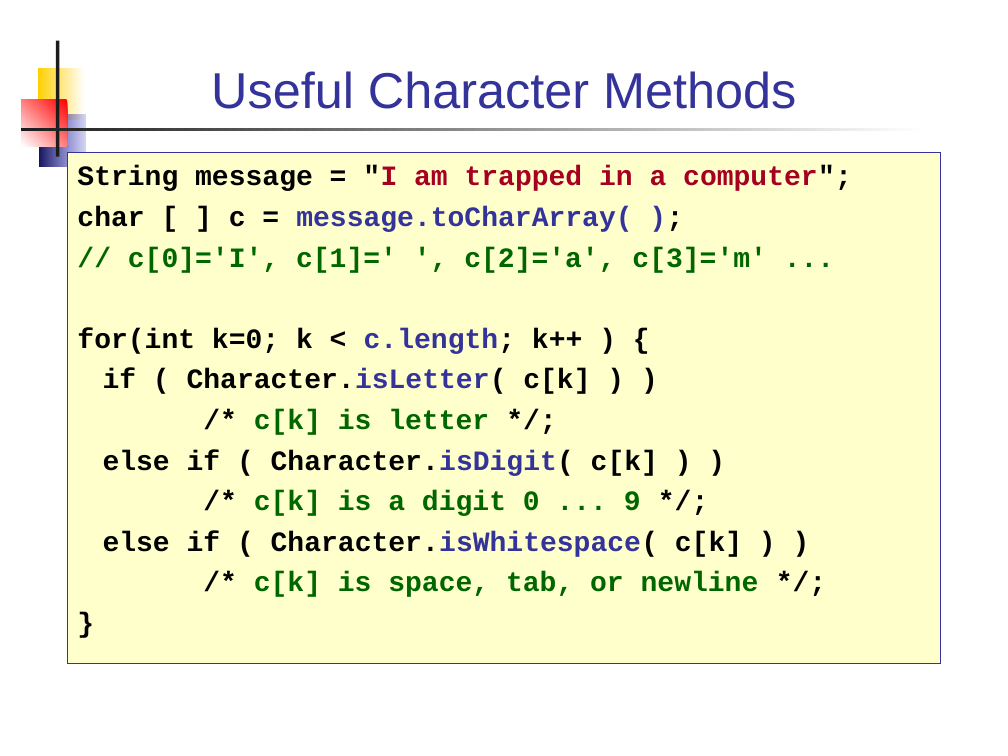
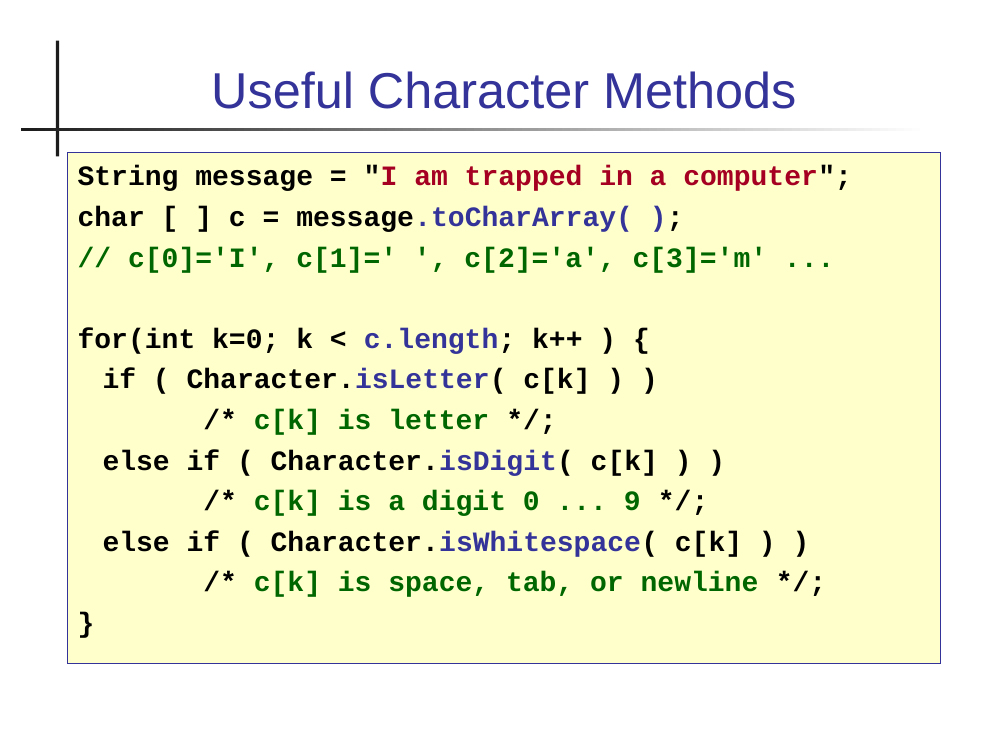
Before and after one commit to skeoop/skeoop.github.io, a slide deck: slide 4 of java-basics/08-Strings-and-Characters.ppt. Drawn at 1008x756 pixels with LibreOffice and Linux fonts; fonts in the diff are those of the drawing. Boxes give left, top, right and bottom in pixels: in the first picture for what was removed or moved away, otherwise in the second. Text is boxed around its words. In the diff, an @@ line names an element or a change of style, - is before the commit and + after.

```diff
--- a/java-basics/08-Strings-and-Characters.ppt
+++ b/java-basics/08-Strings-and-Characters.ppt
@@ rectangle removed at [37,68,85,120] @@
@@ rectangle removed at [22,100,68,146] @@
@@ rectangle removed at [39,115,85,167] @@
@@ text at [78,206,633,232]: text colour #333399 to #000000 in "message.toCharArray(" @@
```
Also in this commit, not shown: 12 other slides changed, 1 slide added, 1 slide removed, 14 other files.
